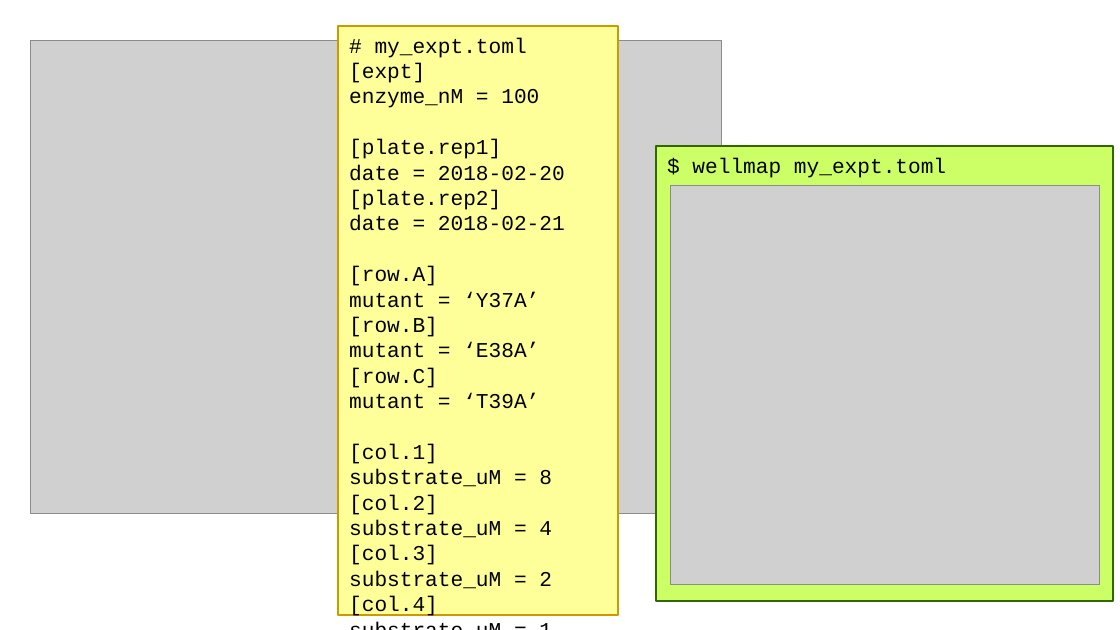
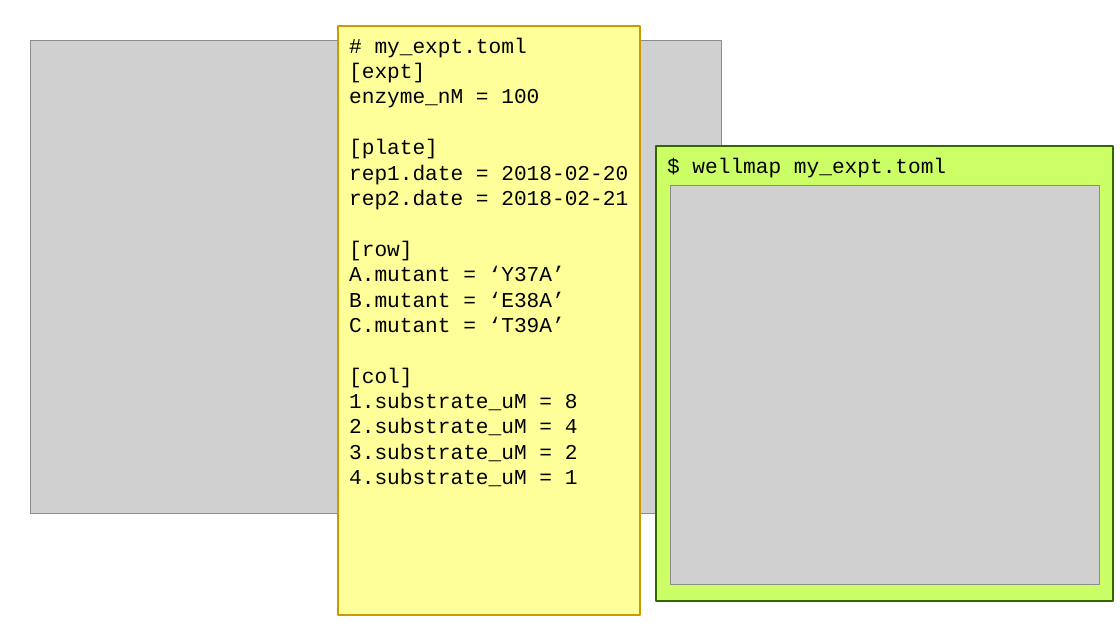
Before and after one commit to kalekundert/wellmap, a slide deck: slide 6 of docs/slides/wellmap_pitch.odp. Drawn at 1120x630 pixels with LibreOffice and Linux fonts; fonts in the diff are those of the drawing; grey boxes stand for pictures. Boxes give left, top, right and bottom in pixels: in the first picture for what was removed or moved away, otherwise in the second. Text is boxed around its words. In the diff, an @@ line names an element or a change of style, - is before the commit and + after.

```diff
--- a/docs/slides/wellmap_pitch.odp
+++ b/docs/slides/wellmap_pitch.odp
@@ rectangle "# my_expt.toml": place and size @@
-rectangle "# my_expt.toml" at box(338, 25, 619, 615)
+rectangle "# my_expt.toml" at box(338, 25, 640, 615)
@@ text in rectangle at box(349, 139, 628, 487): text changed @@
-[plate.rep1]
-date = 2018-02-20
-[plate.rep2]
-date = 2018-02-21
-[row.A]
-mutant = ‘Y37A’
-[row.B]
-mutant = ‘E38A’
-[row.C]
-mutant = ‘T39A’
-[col.1]
-substrate_uM = 8
-[col.2]
-substrate_uM = 4
-[col.3]
-substrate_uM = 2
-[col.4]
-substrate_uM = 1
+[plate]
+rep1.date = 2018-02-20
+rep2.date = 2018-02-21
+[row]
+A.mutant = ‘Y37A’
+B.mutant = ‘E38A’
+C.mutant = ‘T39A’
+[col]
+1.substrate_uM = 8
+2.substrate_uM = 4
+3.substrate_uM = 2
+4.substrate_uM = 1
```
Also in this commit, not shown: 3 other slides changed.
